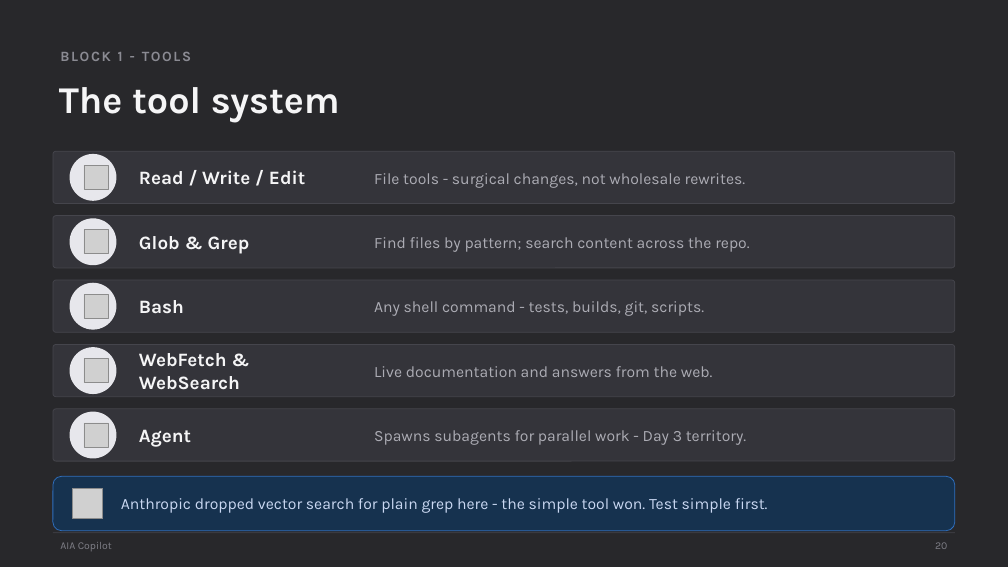
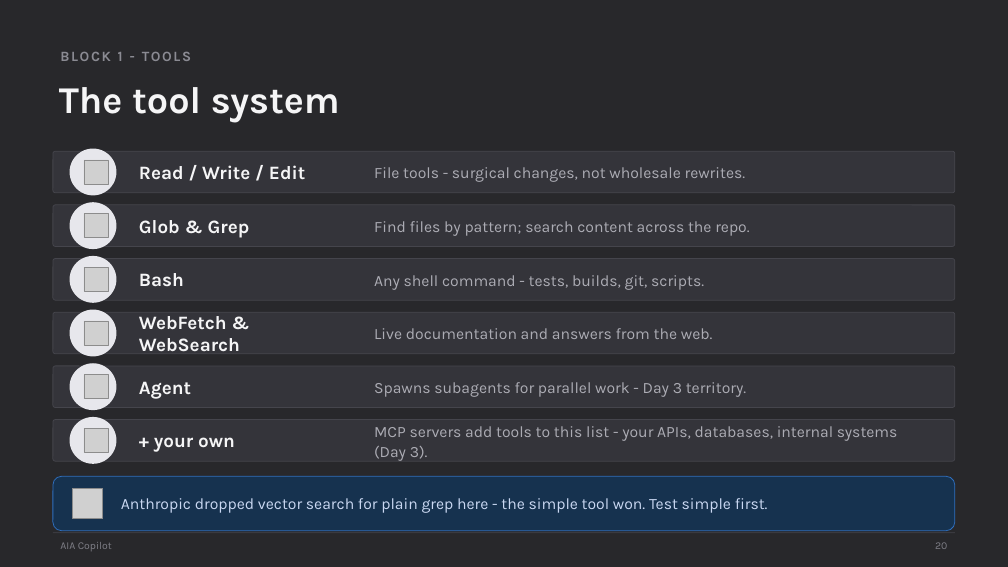
Before and after one commit to scottrhay/AIA-ClaudeCopilot, a slide deck: slide 20 of claude-code-3day/slides/Day1_Claude_Code_Fundamentals.pptx. Drawn at 1008x567 pixels with LibreOffice and Linux fonts; fonts in the diff are those of the drawing; grey boxes stand for pictures. Boxes give left, top, right and bottom in pixels: in the first picture for what was removed or moved away, otherwise in the second. Text is boxed around its words. In the diff, an @@ line names an element or a change of style, - is before the commit and + after.

Commit message:
Slide 11 first contact now writes a file (works in an empty workspace); slide 20 adds MCP extension row

```diff
--- a/claude-code-3day/slides/Day1_Claude_Code_Fundamentals.pptx
+++ b/claude-code-3day/slides/Day1_Claude_Code_Fundamentals.pptx
@@ ellipse: place and size @@
-ellipse at (70,154,116,201)
+ellipse at (70,148,116,195)
@@ rounded rectangle: place and size @@
-rounded rectangle at (53,151,955,203)
+rounded rectangle at (53,151,955,193)
@@ picture: place and size @@
-picture at (84,166,108,190)
+picture at (84,160,108,184)
@@ text "Read / Write / Edit": place and size @@
-text "Read / Write / Edit" at (139,170,305,185)
+text "Read / Write / Edit" at (139,165,305,180)
@@ text "File tools - surgical changes, ...": place and size @@
-text "File tools - surgical changes, ..." at (374,173,746,188)
+text "File tools - surgical changes, ..." at (374,167,746,182)
@@ rounded rectangle: place and size @@
-rounded rectangle at (53,216,955,268)
+rounded rectangle at (53,205,955,247)
@@ ellipse: place and size @@
-ellipse at (70,219,116,265)
+ellipse at (70,202,116,249)
@@ text "Glob & Grep": place and size @@
-text "Glob & Grep" at (139,236,250,254)
+text "Glob & Grep" at (139,220,250,238)
@@ text "Find files by pattern; search ...": place and size @@
-text "Find files by pattern; search ..." at (374,237,749,252)
+text "Find files by pattern; search ..." at (374,221,749,236)
@@ picture: place and size @@
-picture at (84,230,108,254)
+picture at (84,213,108,237)
@@ rounded rectangle: place and size @@
-rounded rectangle at (53,280,955,332)
+rounded rectangle at (53,259,955,300)
@@ ellipse added at (70,256,116,302), fill #E7E7EC @@
@@ picture: place and size @@
-picture at (84,294,108,318)
+picture at (84,267,108,291)
@@ text "Bash": place and size @@
-text "Bash" at (139,300,184,314)
+text "Bash" at (139,273,184,287)
@@ text "Any shell command - tests, ...": place and size @@
-text "Any shell command - tests, ..." at (374,301,704,316)
+text "Any shell command - tests, ..." at (374,275,704,290)
@@ rounded rectangle added at (53,312,955,354), fill #34343A, outline #45454C 0.75 pt @@
@@ ellipse: place and size @@
-ellipse at (70,283,116,330)
+ellipse at (70,309,116,356)
@@ picture: place and size @@
-picture at (84,358,108,383)
+picture at (84,321,108,346)
@@ text "WebFetch & WebSearch": place and size @@
-text "WebFetch & WebSearch" at (139,353,240,390)
+text "WebFetch & WebSearch" at (139,316,240,352)
@@ text "Live documentation and answers from ...": place and size @@
-text "Live documentation and answers from ..." at (374,366,713,377)
+text "Live documentation and answers from ..." at (374,328,713,339)
@@ rounded rectangle: place and size @@
-rounded rectangle at (53,345,955,397)
+rounded rectangle at (53,366,955,408)
@@ ellipse: place and size @@
-ellipse at (70,347,116,394)
+ellipse at (70,363,116,410)
@@ picture: place and size @@
-picture at (84,423,108,447)
+picture at (84,375,108,399)
@@ text "Agent": place and size @@
-text "Agent" at (139,429,191,447)
+text "Agent" at (139,381,191,399)
@@ text "Spawns subagents for parallel work ...": place and size @@
-text "Spawns subagents for parallel work ..." at (374,430,746,445)
+text "Spawns subagents for parallel work ..." at (374,382,746,397)
@@ ellipse: place and size @@
-ellipse at (70,411,116,458)
+ellipse at (70,417,116,464)
@@ rounded rectangle: place and size @@
-rounded rectangle at (53,409,955,461)
+rounded rectangle at (53,420,955,461)
@@ picture added at (84,429,108,453) @@
@@ text added at (154,437,235,452), 18 pt, text #F5F5F6, bold @@
++ your own
@@ text added at (374,426,898,461), 15 pt, text #ACACB4 @@
+MCP servers add tools to this list - your APIs, databases, internal systems (Day 3).
```
Also in this commit, not shown: 1 other slide changed.
